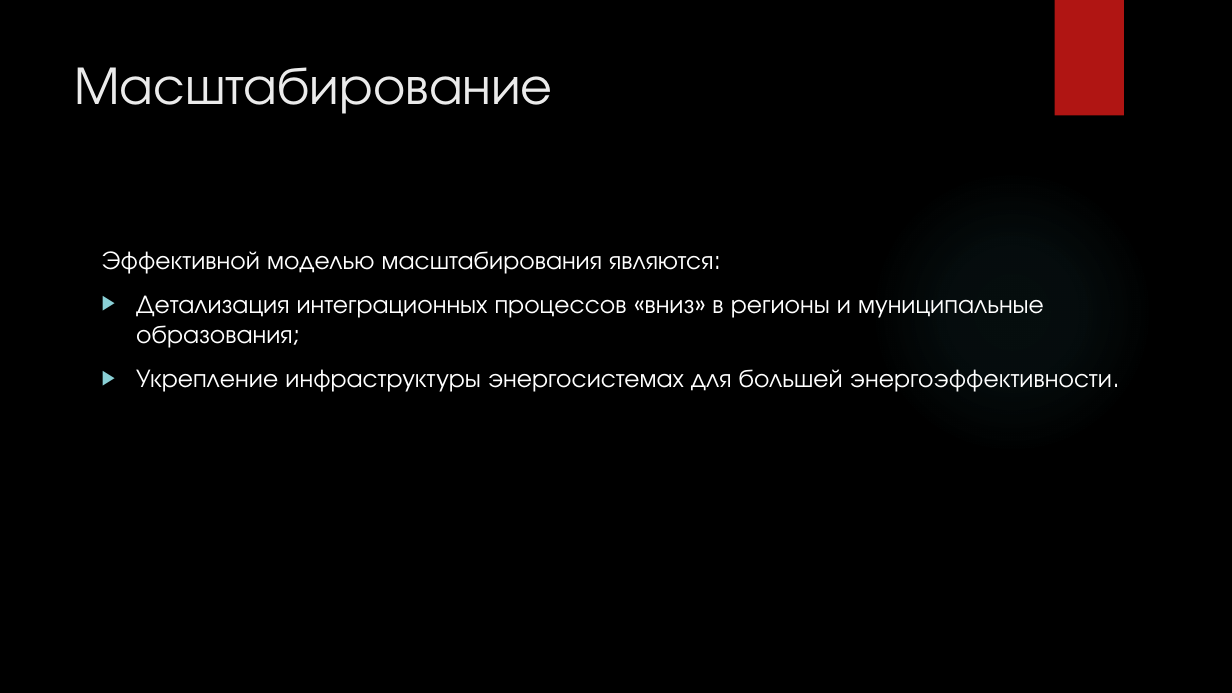
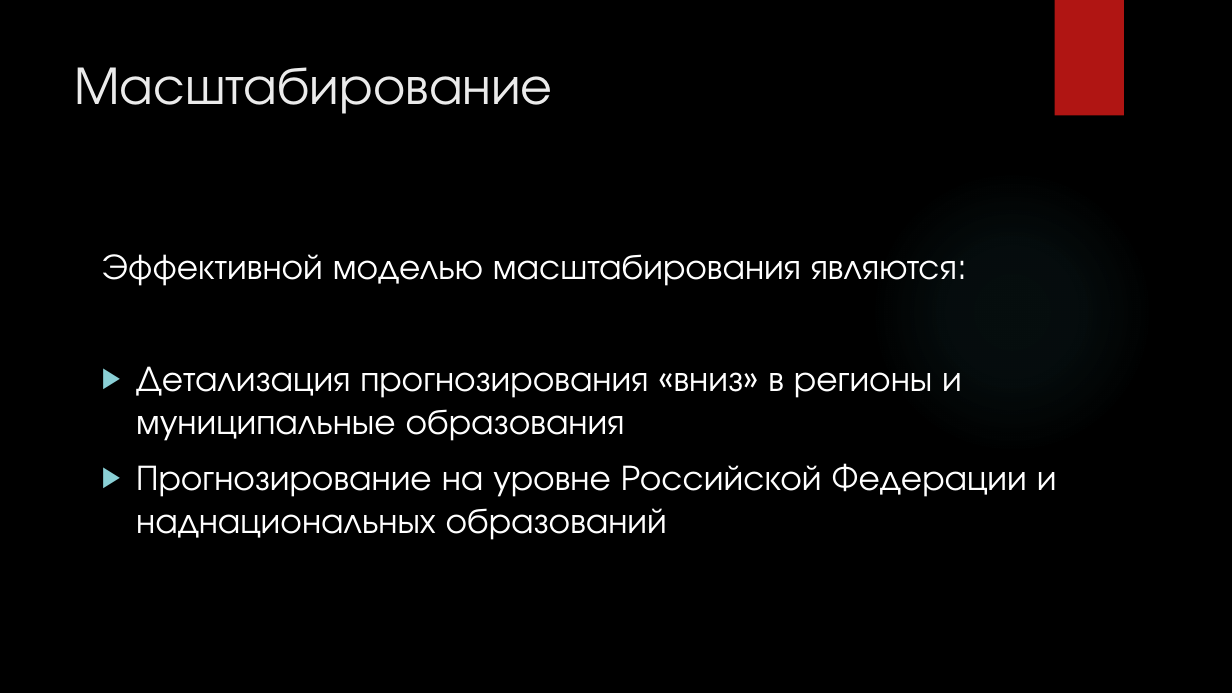
Before and after one commit to dsfnag/dst-off_final, a slide deck: slide 9 of DST-OFF-draft_MINENERGO.pptx. Drawn at 1232x693 pixels with LibreOffice and Linux fonts; fonts in the diff are those of the drawing; background and template pictures are left out. Boxes give left, top, right and bottom in pixels: in the first picture for what was removed or moved away, otherwise in the second. Text is boxed around its words. In the diff, an @@ line names an element or a change of style, - is before the commit and + after.

```diff
--- a/DST-OFF-draft_MINENERGO.pptx
+++ b/DST-OFF-draft_MINENERGO.pptx
@@ text at <box>102,254,957,286</box>: size 20 to 28 pt in "Эффективной моделью масштабирования являются:" @@
@@ text at <box>136,366,1057,540</box>: text changed; size 20 to 28 pt @@
-▶ Детализация интеграционных процессов «вниз» в регионы и муниципальные образования;
-▶ Укрепление инфраструктуры энергосистемах для большей энергоэффективности.
+▶ Детализация прогнозирования «вниз» в регионы и муниципальные образования
+▶ Прогнозирование на уровне Российской Федерации и наднациональных образований
```
Also in this commit, not shown: 6 other slides changed, 1 slide added, 1 slide removed, 18 other files.
